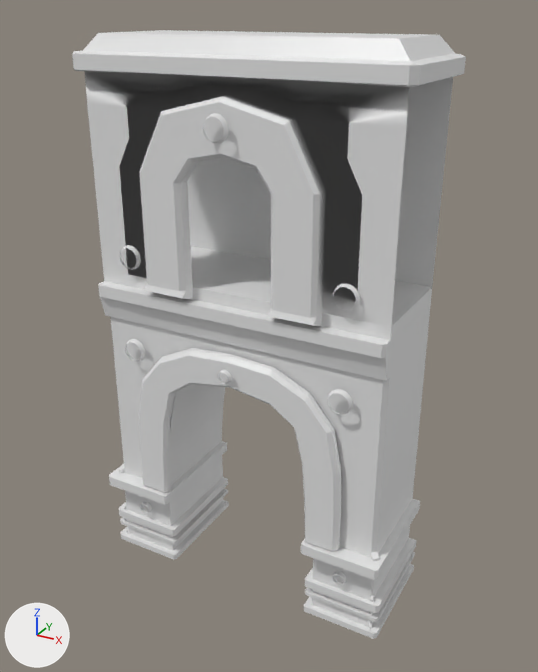
Two versions of the FBX model proj_6week/Assets/Art/Mesh/SA_env_largeArc.fbx, one commit apart.
Camera for both pictures: a camera (50 mm lens) standing at (27.8, -45.9, 47.2) and looking at (0.8, 3.2, 22.6). The axes (+X, +Y, +Z) are drawn at lower left. The lights are the same throughout. Where no turn or scale is listed for an object, it has been applied to the vertices. Vertices at the same position are counted once.

Objects in the first picture: 'env_archSide'.
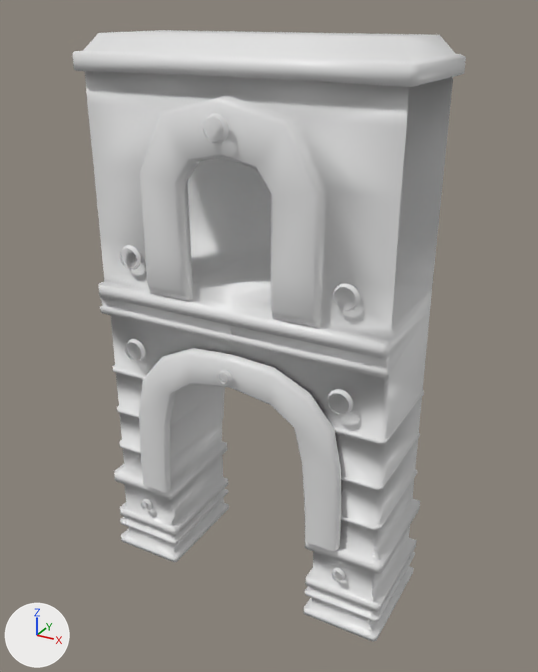
The newer file is also rescaled (x0.919), turned or shifted as a whole; pictures and numbers use the older file's frame.

The change in detail:
me_cube_001 is used by ob_env_archside; location (0.0, 0.0, 0.0).
me_cube_001 had 917 vertices, 702 faces and spanned x -13.4..13.4, y -3.1..8.5, z 0.0..45.6.
me_cube_001 now has 1088 vertices, 820 faces and spans x -13.4..13.4, y -3.1..8.5, z -0.3..45.6.
me_cube_001 part 1: 126 vertices moved from x -13.3..13.3, y -2.4..8.0, z 0.0..27.0 to x -13.2..13.3, y -1.5..8.0, z -0.3..26.4; 118 vertices removed from x -13.3..13.3, y -2.7..8.0, z 0.0..45.6; 289 vertices added at x -13.2..13.3, y -3.1..8.5, z -0.3..45.6.
me_cube_001 part 2: the surface is now shaded smooth.

Pixel boxes (x1, y1, x2, y2) of what changed, in the pictures (538 x 672 px; the box of a moved part takes in the faces that stretch with it):
'env_archSide', reshaped
    before: (72, 30, 466, 639)
    after: (72, 30, 466, 642)
part 1 of me_cube_001, moved or reshaped
    before: (83, 30, 419, 639)
    after: (83, 30, 430, 642)
